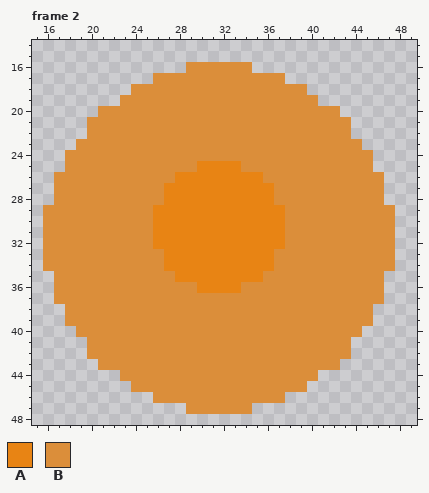
Pixel-art file: Summoner_Survival/Assets/Art/Fire_breath_animation.aseprite. The picture above was drawn from the file before the commit.
64x64 pixels, 2 frames. Colours within 5 levels of each other are drawn and written as one. Shown: frame 2: x 15..49, y 14..48. The commit also changed other frames, which this record leaves out.
Visible layers, top first: "Layer 1", "Layer 2".
Palette (. is transparent): A #e88414  B #db8e3a
Pixels before, frame 2, first column x 16:
16 .............BBBBBB.............
17 ..........BBBBBBBBBBBB..........
18 ........BBBBBBBBBBBBBBBB........
19 .......BBBBBBBBBBBBBBBBBB.......
20 .....BBBBBBBBBBBBBBBBBBBBBB.....
21 ....BBBBBBBBBBBBBBBBBBBBBBBB....
22 ....BBBBBBBBBBBBBBBBBBBBBBBB....
23 ...BBBBBBBBBBBBBBBBBBBBBBBBBB...
24 ..BBBBBBBBBBBBBBBBBBBBBBBBBBBB..
25 ..BBBBBBBBBBBBAAAABBBBBBBBBBBB..
26 .BBBBBBBBBBBAAAAAAAABBBBBBBBBBB.
27 .BBBBBBBBBBAAAAAAAAAABBBBBBBBBB.
28 .BBBBBBBBBBAAAAAAAAAABBBBBBBBBB.
29 BBBBBBBBBBAAAAAAAAAAAABBBBBBBBBB
30 BBBBBBBBBBAAAAAAAAAAAABBBBBBBBBB
31 BBBBBBBBBBAAAAAAAAAAAABBBBBBBBBB
32 BBBBBBBBBBAAAAAAAAAAAABBBBBBBBBB
33 BBBBBBBBBBBAAAAAAAAAABBBBBBBBBBB
34 BBBBBBBBBBBAAAAAAAAAABBBBBBBBBBB
35 .BBBBBBBBBBBAAAAAAAABBBBBBBBBBB.
36 .BBBBBBBBBBBBBAAAABBBBBBBBBBBBB.
37 .BBBBBBBBBBBBBBBBBBBBBBBBBBBBBB.
38 ..BBBBBBBBBBBBBBBBBBBBBBBBBBBB..
39 ..BBBBBBBBBBBBBBBBBBBBBBBBBBBB..
40 ...BBBBBBBBBBBBBBBBBBBBBBBBBB...
41 ....BBBBBBBBBBBBBBBBBBBBBBBB....
42 ....BBBBBBBBBBBBBBBBBBBBBBBB....
43 .....BBBBBBBBBBBBBBBBBBBBBB.....
44 .......BBBBBBBBBBBBBBBBBB.......
45 ........BBBBBBBBBBBBBBBB........
46 ..........BBBBBBBBBBBB..........
47 .............BBBBBB.............
After the commit:
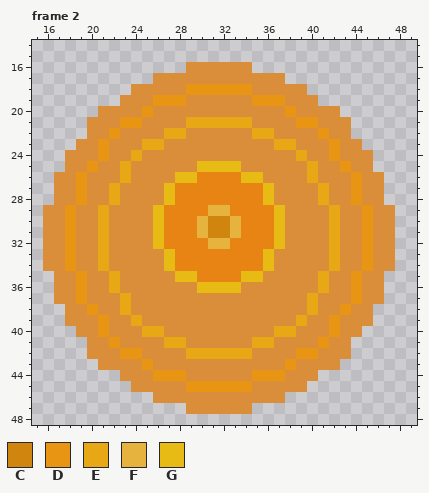
Colours new in this view: C #d0850f  D #e89514  E #e8a714  F #e6b33f  G #e8ba14
Changes in this commit:
Frame 2, layer "Layer 1":
Colour A gives way to colour C in rows 30 to 31 at x 31 to 32.
Colour B gives way to colour D in row 18 at x 29 to 34; in row 19 at x 26 to 28 and 35 to 37; in row 20 at x 25 and 38; in row 21 at x 23 to 24 and 39 to 40; in row 22 at x 22 and 41; in rows 23 to 24 at x 21 and 42.
Colour B gives way to colour D in row 25 at x 20 and 43; in rows 26 to 28 at x 19 and 44; in rows 29 to 34 at x 18 and 45; in rows 35 to 37 at x 19 and 44; in row 38 at x 20 and 43; in rows 39 to 40 at x 21 and 42.
Colour B gives way to colour D in row 41 at x 22 and 41; in row 42 at x 23 to 24 and 39 to 40; in row 43 at x 25 and 38; in row 44 at x 26 to 28 and 35 to 37; in row 45 at x 29 to 34.
Colour B gives way to colour E in row 21 at x 29 to 34; in row 22 at x 27 to 28 and 35 to 36; in row 23 at x 25 to 26 and 37 to 38; in row 24 at x 24 and 39; in rows 25 to 26 at x 23 and 40; in rows 27 to 28 at x 22 and 41.
Colour B gives way to colour E in rows 29 to 34 at x 21 and 42; in rows 35 to 36 at x 22 and 41; in rows 37 to 38 at x 23 and 40; in row 39 at x 24 and 39; in row 40 at x 25 to 26 and 37 to 38; in row 41 at x 27 to 28 and 35 to 36.
Colour B gives way to colour E in row 42 at x 29 to 34.
Colour A gives way to colour F in row 29 at x 31 to 32; in rows 30 to 31 at x 30 and 33; in row 32 at x 31 to 32.
Colour A gives way to colour G in row 25 at x 30 to 33; in row 26 at x 28 to 29 and 34 to 35; in rows 27 to 28 at x 27 and 36; in rows 29 to 32 at x 26 and 37; in rows 33 to 34 at x 27 and 36; in row 35 at x 28 to 29 and 34 to 35.
Colour A gives way to colour G in row 36 at x 30 to 33.
Changed places in both pictures, as pixel boxes (x1, y1, x2, y2):
changed: (65, 84, 373, 392)
